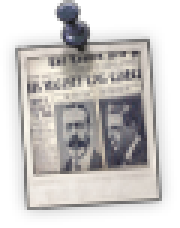
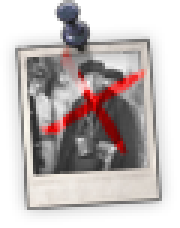
Layered file, before and after one edit (180 x 228). Changes by layer:
showed "Layer 6" over [39, 45, 147, 156]
added layer "Layer 7" above "Layer 1" over [24, 45, 150, 177]
